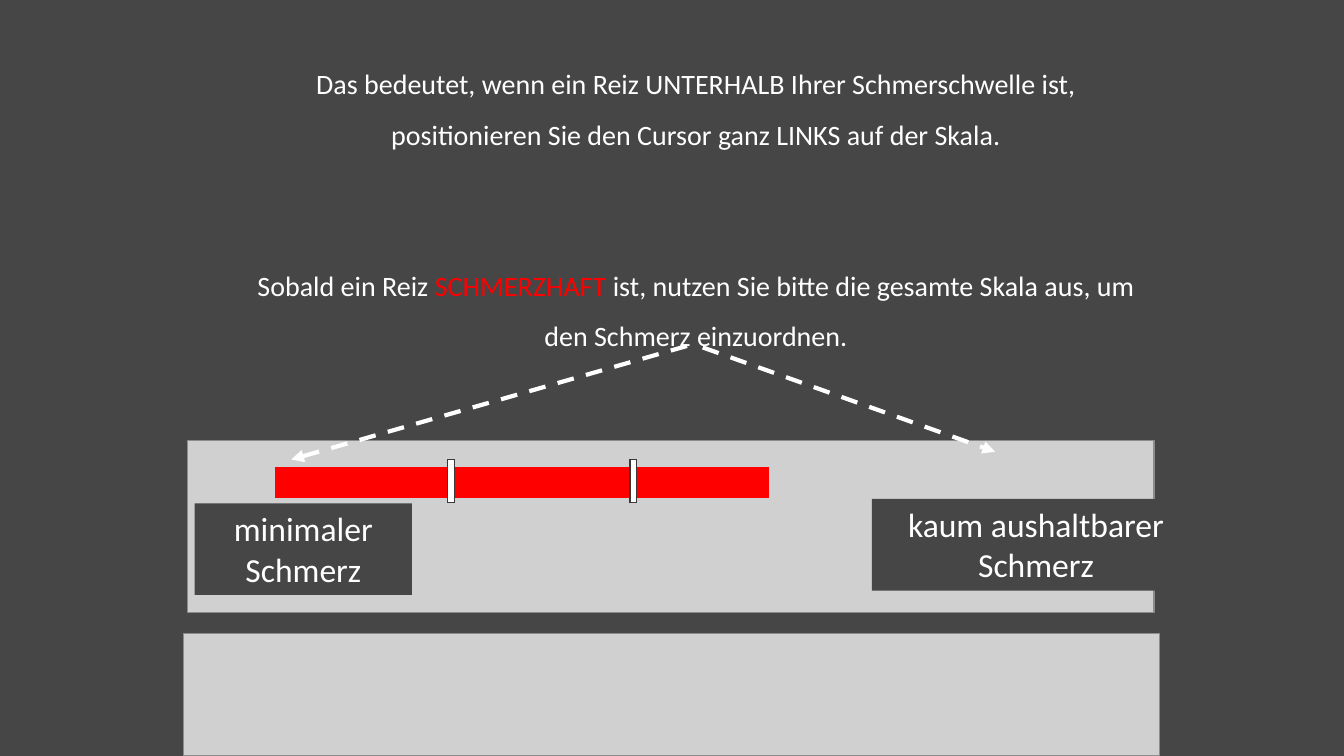
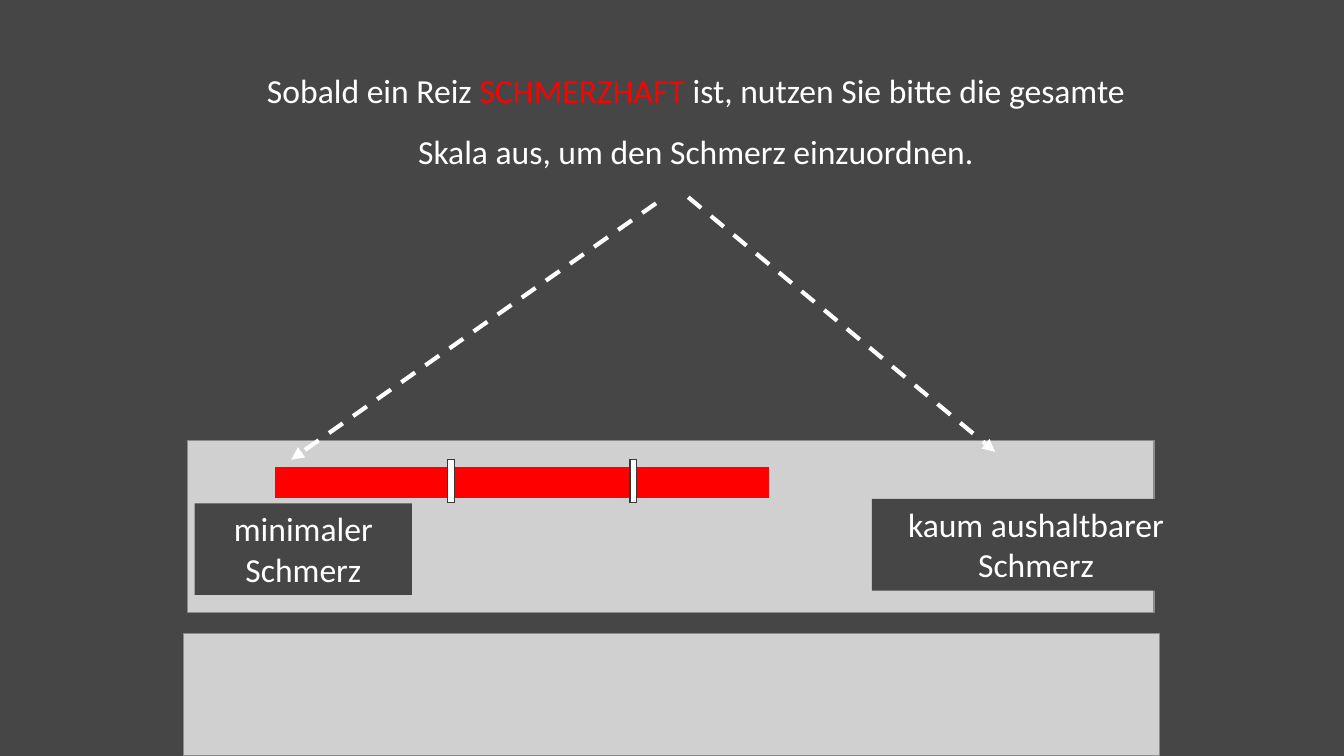
Before and after one commit to Nian-Jingqing/PEEP_fMRI, a slide deck: slide 13 of utils/img/VAS_Paradigm_Visuals.pptx. Drawn at 1344x756 pixels with LibreOffice and Linux fonts; fonts in the diff are those of the drawing; grey boxes stand for pictures. Boxes give left, top, right and bottom in pixels: in the first picture for what was removed or moved away, otherwise in the second. Text is boxed around its words. In the diff, an @@ line names an element or a change of style, - is before the commit and + after.

```diff
--- a/utils/img/VAS_Paradigm_Visuals.pptx
+++ b/utils/img/VAS_Paradigm_Visuals.pptx
@@ text "Sobald ein Reiz SCHMERZHAFT ist, ..." at [267,79,1125,168]: size 20 to 24 pt @@
@@ text at [316,74,1075,150]: paragraph removed @@
-Das bedeutet, wenn ein Reiz UNTERHALB Ihrer Schmerschwelle ist, positionieren Sie den Cursor ganz LINKS auf der Skala.
@@ arrow moved from (688, 346) - (291, 460) to (656, 204) - (291, 460) @@
@@ arrow moved from (703, 348) - (995, 452) to (689, 198) - (995, 452) @@
```
Also in this commit, not shown: 2 other slides changed, 7 other files.
